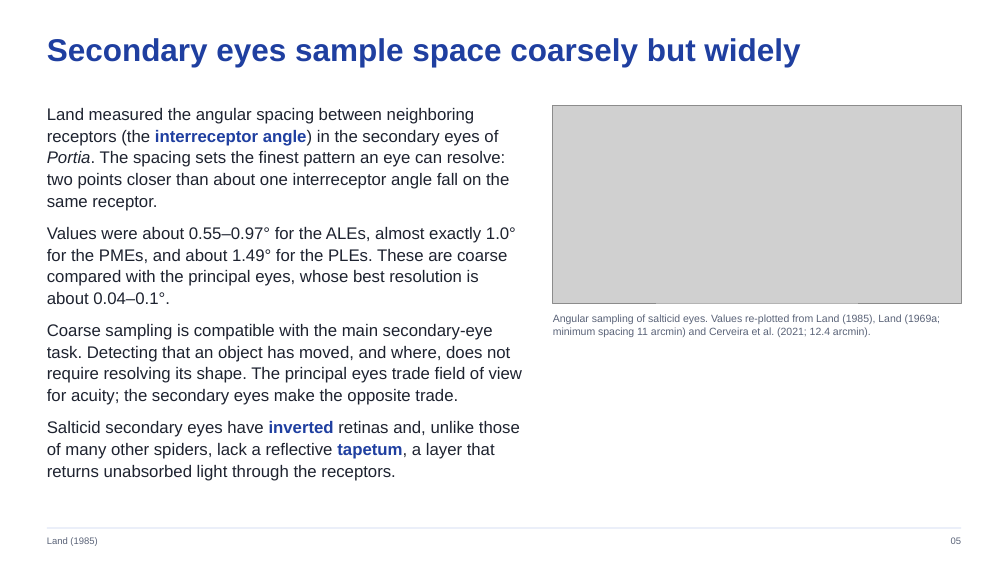
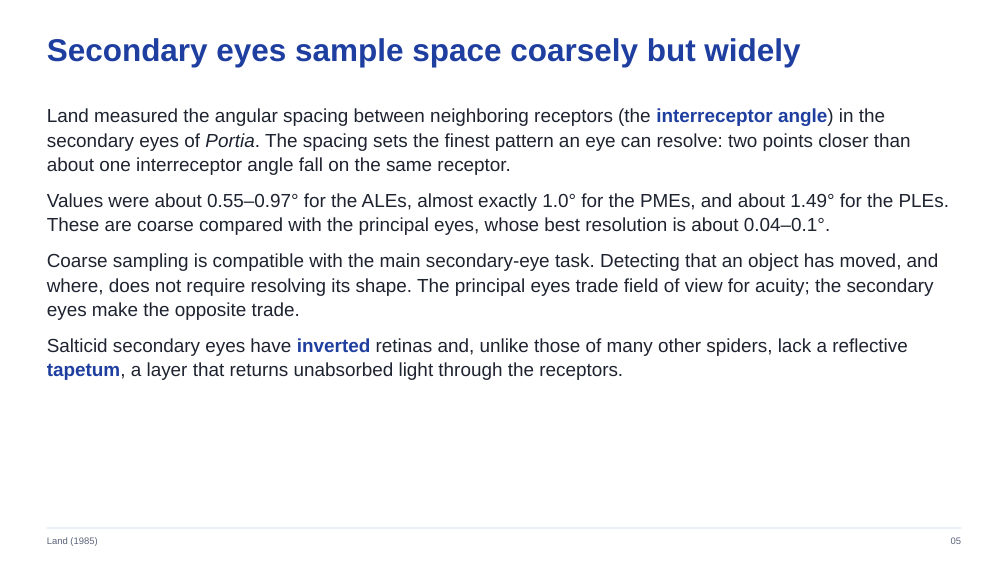
Before and after one commit to jordanxxlopez/NEUROETHOLOGY, a slide deck: slide 5 of lectures/L12/Neuroethology_Lecture12_FA2026.pptx. Drawn at 1008x567 pixels with LibreOffice and Linux fonts; fonts in the diff are those of the drawing; grey boxes stand for pictures. Boxes give left, top, right and bottom in pixels: in the first picture for what was removed or moved away, otherwise in the second. Text is boxed around its words. In the diff, an @@ line names an element or a change of style, - is before the commit and + after.

```diff
--- a/lectures/L12/Neuroethology_Lecture12_FA2026.pptx
+++ b/lectures/L12/Neuroethology_Lecture12_FA2026.pptx
@@ text "Land measured the angular spacing ..." at [47,108,949,380]: size 16 to 18 pt; more space between paragraphs @@
@@ picture removed at [553,106,961,303] @@
@@ text removed at [553,314,941,337] @@
-Angular sampling of salticid eyes. Values re-plotted from Land (1985), Land (1969a; minimum spacing 11 arcmin) and Cerveira et al. (2021; 12.4 arcmin).
```
Also in this commit, not shown: 16 other slides changed, 38 other files.
